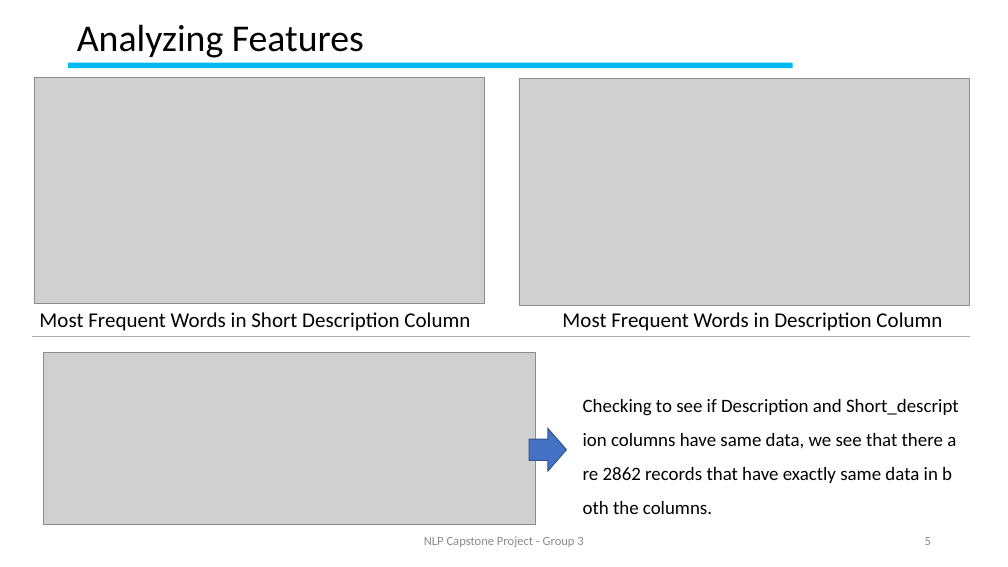
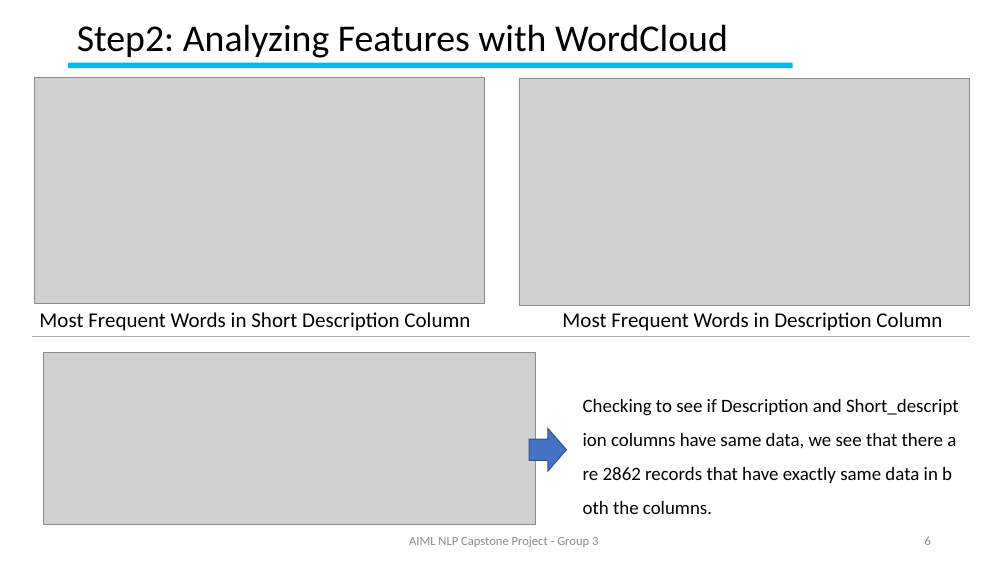
Before and after one commit to GLNLPGroup3/Capstone, a slide deck: slide 6 of Natural Language Processing (NLP) Application Capstone.pptx (slide 5 before the commit). Drawn at 1008x567 pixels with LibreOffice and Linux fonts; fonts in the diff are those of the drawing; grey boxes stand for pictures; background and template pictures are left out. Boxes give left, top, right and bottom in pixels: in the first picture for what was removed or moved away, otherwise in the second. Text is boxed around its words. In the diff, an @@ line names an element or a change of style, - is before the commit and + after.

```diff
--- a/Natural Language Processing (NLP) Application Capstone.pptx
+++ b/Natural Language Processing (NLP) Application Capstone.pptx
@@ title at <box>77,24,728,58</box>: text changed @@
-Analyzing Features
+Step2: Analyzing Features with WordCloud
@@ text at <box>409,536,598,547</box>: text changed @@
-NLP Capstone Project - Group 3
+AIML NLP Capstone Project - Group 3
```
Also in this commit, not shown: 9 other slides changed, 18 slides added.
